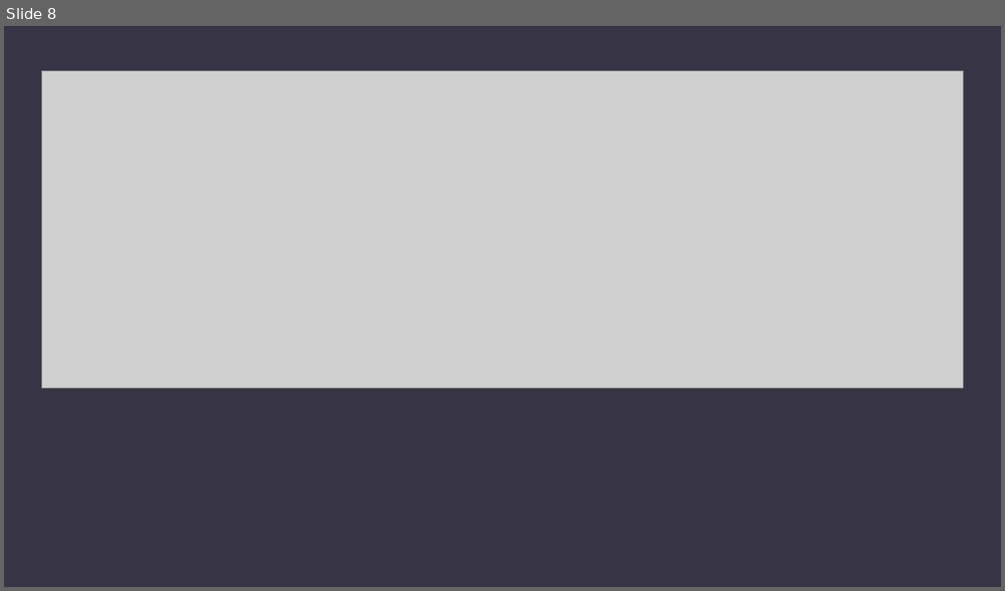
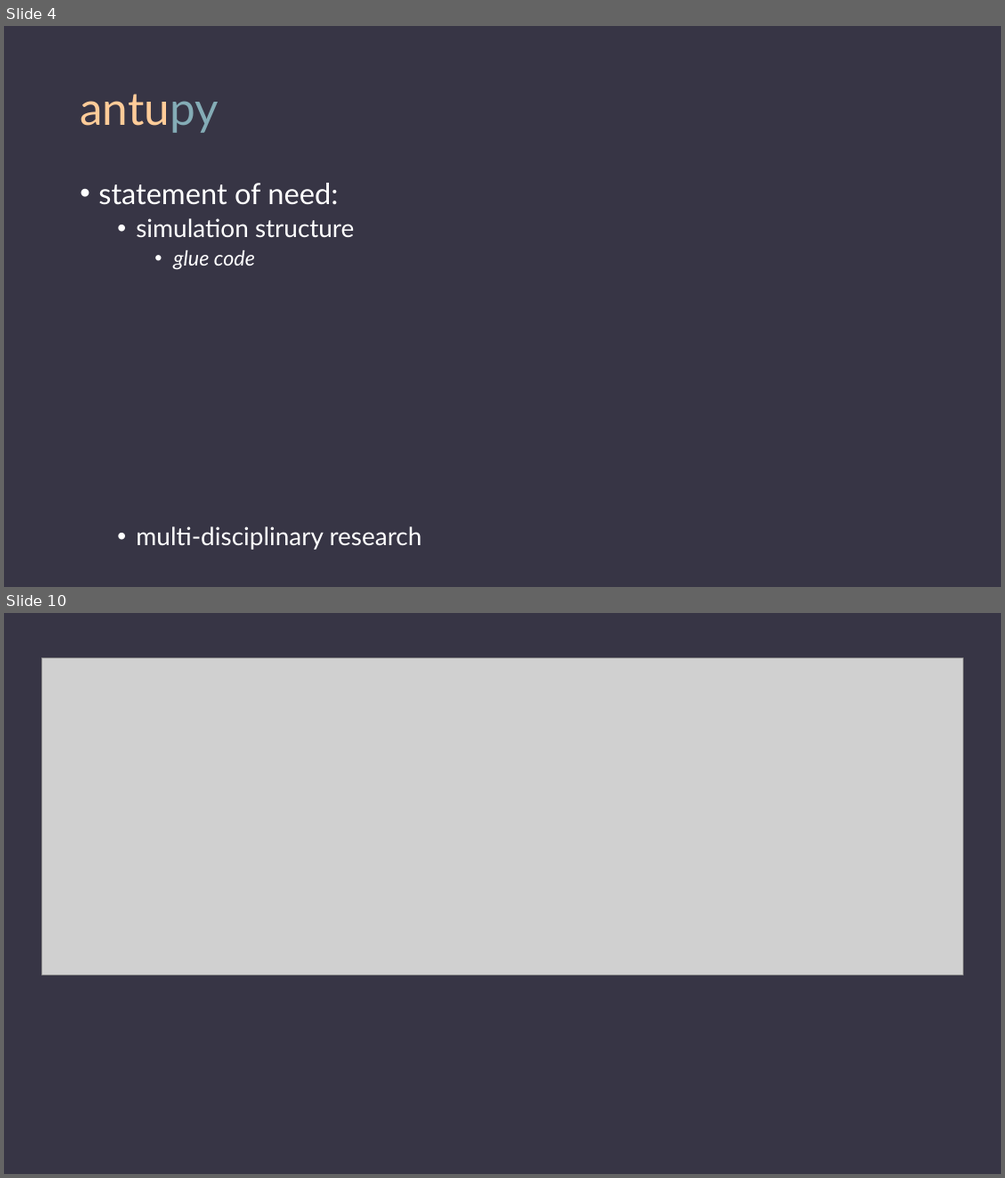
Before and after one commit to DavidSaldivia/antupy, a slide deck: tuts/prezzo/antupy.pptx. Shown one above the other, each under a label of ours: slide 8 before the commit, slides 4 and 10 after it; the slides between them are not shown. The pictures are 1005x591 and 1005x1178 pixels, drawn with LibreOffice and Linux fonts; fonts in the diff are those of the drawing; grey boxes stand for pictures. Boxes give left, top, right and bottom in pixels: in the first picture for what was removed or moved away, otherwise in the second. Text is boxed around its words. In the diff, an @@ line names an element or a change of style, - is before the commit and + after.

Commit message:
Some updates to antupy presentations.

```diff
--- a/tuts/prezzo/antupy.pptx
+++ b/tuts/prezzo/antupy.pptx
@@ slide 4 added at bbox=[4, 26, 1001, 587], background #373545 @@
@@ title added at bbox=[80, 94, 218, 133], 44 pt, text #FFCC99 @@
+antupy
@@ text added at bbox=[98, 183, 422, 549], 24 pt, text #FFFFFF @@
+• statement of need:
+  • simulation structure
+    • glue code
+  • multi-disciplinary research
@@ what was slide 8 is now slide 10 @@
```
Also in this commit, not shown: 3 slides changed, 6 other slides added, 4 slides removed, 5 other files.
